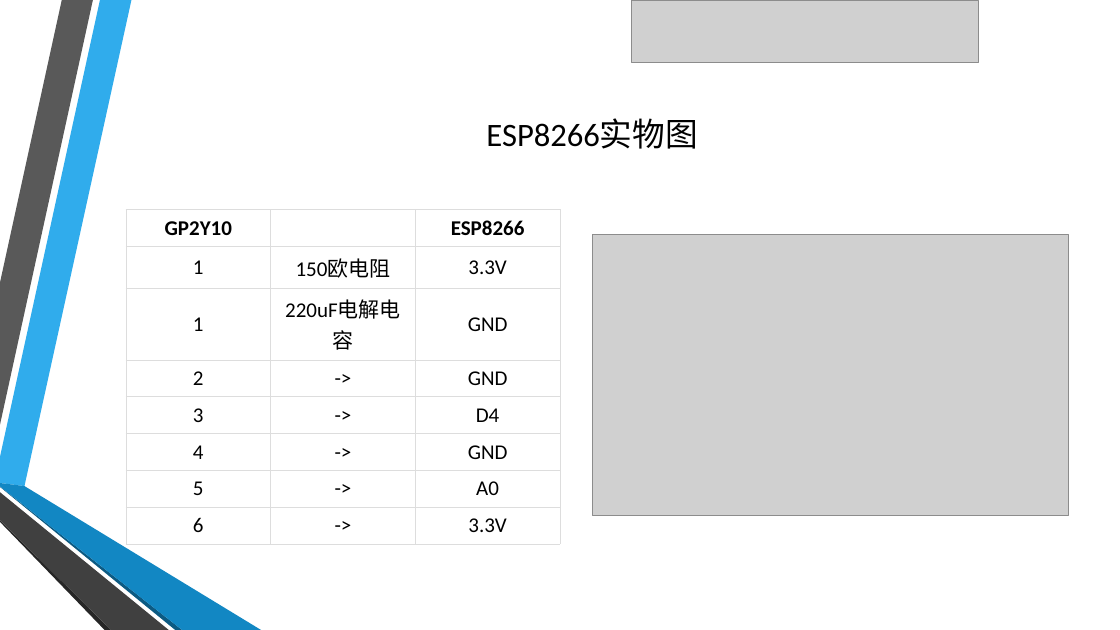
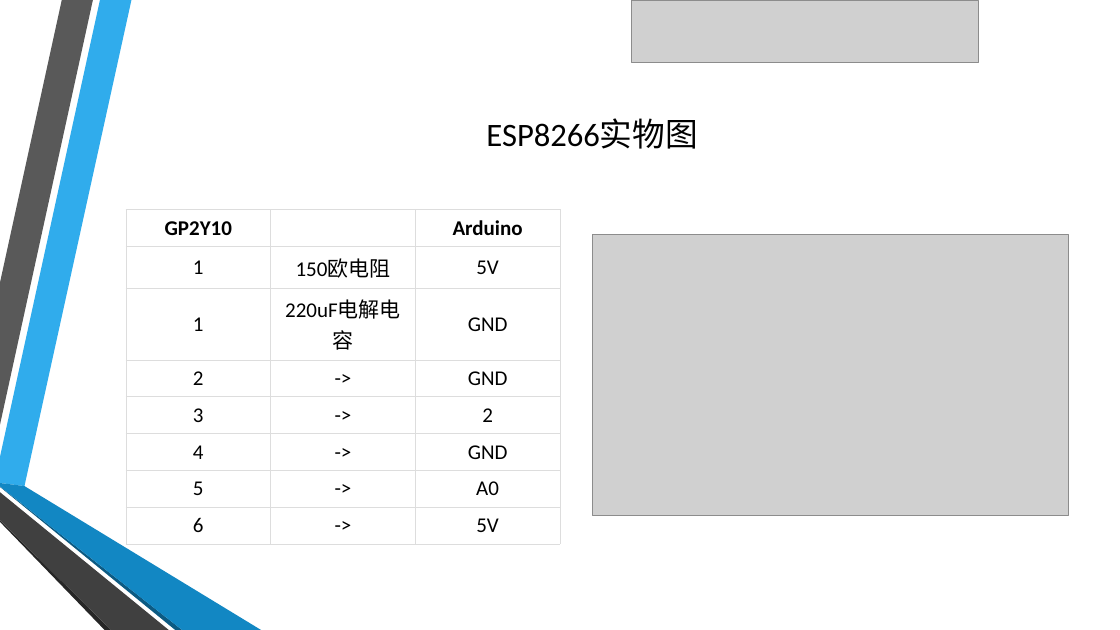
Before and after one commit to coco-hkk/arduino-courses, a slide deck: slide 14 of 课程/Lesson10/课件/Lesson10.pptx. Drawn at 1120x630 pixels with LibreOffice and Linux fonts; fonts in the diff are those of the drawing; grey boxes stand for pictures; background and template pictures are left out. Boxes give left, top, right and bottom in pixels: in the first picture for what was removed or moved away, otherwise in the second. Text is boxed around its words. In the diff, an @@ line names an element or a change of style, - is before the commit and + after.

```diff
--- a/课程/Lesson10/课件/Lesson10.pptx
+++ b/课程/Lesson10/课件/Lesson10.pptx
@@ table at box(126, 209, 560, 536) @@
-row 1, column 3: ESP8266
+row 1, column 3: Arduino
-row 2, column 3: 3.3V
+row 2, column 3: 5V
-row 5, column 3: D4
+row 5, column 3: 2
-row 8, column 3: 3.3V
+row 8, column 3: 5V
```
Also in this commit, not shown: 3 other slides changed, 1 slide added, 19 other files.
